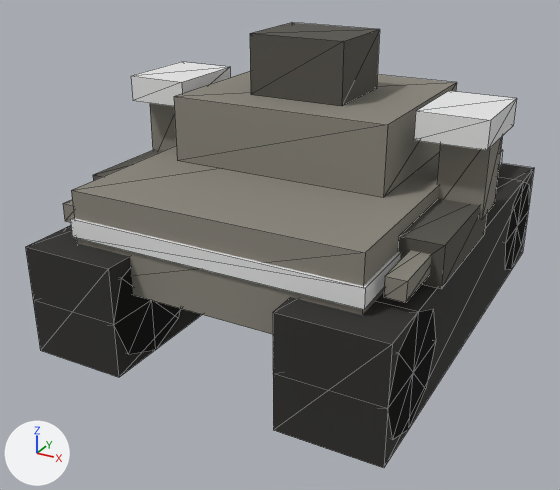
The glTF model assets/dist/dweller_robot_guard/lod2.glb, before and after one commit.
Rendered twice from a 50 mm camera at (2.62, -5.31, 3.06) aimed at (-0.1, -0.37, 0.59). Every picture has the same lights, and +X, +Y and +Z are marked at lower left. The first picture is the older version. Mesh edges are drawn as thin lines. Vertices at exactly the same position are counted once.

The first picture shows 'dweller_robot_guard'.
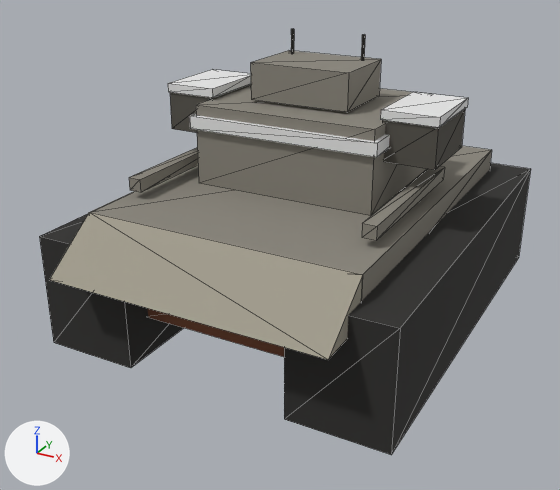
What differs and where, as boxes [x1, y1, x2, y2] in the pictures (560 x 490 px):
'dweller_robot_guard', reshaped: before [25, 23, 534, 468]; after [39, 29, 531, 455]
part 1 of me_dweller_robot_guard, added: after [196, 86, 427, 216]
part 2 of me_dweller_robot_guard, added: after [362, 167, 445, 241]
part 3 of me_dweller_robot_guard, added: after [129, 148, 198, 192]
part 4 of me_dweller_robot_guard, added: after [251, 50, 381, 112]
part 5 of me_dweller_robot_guard, added: after [382, 109, 465, 170]
part 6 of me_dweller_robot_guard, added: after [170, 84, 251, 133]
part 7 of me_dweller_robot_guard, added: after [361, 35, 365, 61]
part 8 of me_dweller_robot_guard, added: after [291, 29, 294, 54]
part 9 of me_dweller_robot_guard, added (black): after [284, 163, 531, 455]
part 10 of me_dweller_robot_guard, added (black): after [39, 214, 183, 368]
part 11 of me_dweller_robot_guard, added: after [190, 114, 390, 158]
part 12 of me_dweller_robot_guard, added: after [380, 92, 468, 128]
part 13 of me_dweller_robot_guard, added: after [168, 69, 251, 98]
part 14 of me_dweller_robot_guard, rebuilt: before [71, 146, 440, 334]; after [49, 146, 492, 360]
part 15 of me_dweller_robot_guard, deleted: before [63, 23, 529, 439]
part 16 of me_dweller_robot_guard, cut back: before [25, 150, 534, 468]; after [148, 308, 284, 357]

The change, as a diff of the scene's bpy script:
```diff
--- a/assets/dist/dweller_robot_guard/lod2.glb.py
+++ b/assets/dist/dweller_robot_guard/lod2.glb.py
@@ mat_rust_metal @@
+mat_rust_metal = principled_material('rust_metal')
+mat_rust_metal.base_color = (0.195, 0.0704, 0.0343)  # brown #7a4b34
+mat_rust_metal.roughness = 1.0
@@ mat_metal_light @@
+mat_metal_light = principled_material('metal_light')
+mat_metal_light.base_color = (0.361, 0.337, 0.27)  # grey #a29d8e
+mat_metal_light.roughness = 1.0
@@ me_dweller_robot_guard @@
 # used by ob_dweller_robot_guard; location = (0.0, 0.0, 0.0)
-me_dweller_robot_guard.from_pydata(...)  # 184 vertices, 296 faces; spans x -1.45..1.45, y -1.77..1.77, z 0.0..2.2
+me_dweller_robot_guard.from_pydata(...)  # 132 vertices, 202 faces; spans x -1.37..1.37, y -1.9..1.64, z 0.0..2.17
+# me_dweller_robot_guard part 1: a new loose piece, a box spanning x -0.73..0.73, y -0.55..0.65, z 1.06..1.68, in mat_metal (grey #8a867c)
+# me_dweller_robot_guard part 2: a new loose piece, a box spanning x 0.88..0.98, y -1.08..0.28, z 1.12..1.22, in mat_metal (grey #8a867c)
+# me_dweller_robot_guard part 3: a new loose piece, a box spanning x -0.98..-0.88, y -1.08..0.28, z 1.12..1.22, in mat_metal (grey #8a867c)
+# me_dweller_robot_guard part 4: a new loose piece, a box spanning x -0.4..0.4, y -0.28..0.32, z 1.7..1.98, in mat_metal (grey #8a867c)
+# me_dweller_robot_guard part 5: a new loose piece, a box spanning x 0.7..1.1, y -0.36..0.26, z 1.4..1.7, in mat_metal_dark (dark grey #56534c)
+# me_dweller_robot_guard part 6: a new loose piece, a box spanning x -1.1..-0.7, y -0.36..0.26, z 1.4..1.7, in mat_metal_dark (dark grey #56534c)
+# me_dweller_robot_guard part 7: a new loose piece, a 5-sided cylinder along z spanning x 0.29..0.312, y 0.189..0.211, z 1.98..2.17, in mat_metal_dark (dark grey #56534c)
+# me_dweller_robot_guard part 8: a new loose piece, a 5-sided cylinder along z spanning x -0.31..-0.288, y 0.189..0.211, z 1.98..2.17, in mat_metal_dark (dark grey #56534c)
+# me_dweller_robot_guard part 9: a new loose piece, a box spanning x 0.63..1.37, y -1.64..1.64, z 0.0..0.88, in mat_rubber (black #2e2d2b)
+# me_dweller_robot_guard part 10: a new loose piece, a box spanning x -1.37..-0.63, y -1.64..1.64, z 0.0..0.88, in mat_rubber (black #2e2d2b)
+# me_dweller_robot_guard part 11: a new loose piece, a box spanning x -0.76..0.76, y -0.58..0.69, z 1.5..1.6, in mat_team_trim (white #e7e7e7)
+# me_dweller_robot_guard part 12: a new loose piece, a box spanning x 0.69..1.11, y -0.37..0.27, z 1.7..1.77, in mat_team_trim (white #e7e7e7)
+# me_dweller_robot_guard part 13: a new loose piece, a box spanning x -1.11..-0.69, y -0.37..0.27, z 1.7..1.77, in mat_team_trim (white #e7e7e7)
+# me_dweller_robot_guard part 14: the loose piece of 8 vertices spanning x -1.1..1.1, y -1.55..1.55, z 0.55..1.25 is rebuilt with 12 vertices and now spans x -1.05..1.05, y -1.9..1.45, z 0.72..1.06
+# me_dweller_robot_guard part 15: 14 loose pieces with 152 vertices, spanning x -1.45..1.45, y -1.77..1.77, z 0.0..2.2, are deleted
+# me_dweller_robot_guard part 16
+# 24 vertices are removed from x -1.38..1.38, y -1.77..1.77, z 0.0..1.04
+# 36 faces are deleted
+# 8 vertices are added at x -0.65..0.65, y -1.4..1.4, z 0.3..0.8
+# 10 new faces join them, mat_rust_metal (brown #7a4b34)
 me_dweller_robot_guard.materials.append(mat_metal)
@@ me_dweller_robot_guard @@
 me_dweller_robot_guard.materials.append(mat_team_trim)
+me_dweller_robot_guard.materials.append(mat_metal_light)  # grey #a29d8e
+me_dweller_robot_guard.materials.append(mat_rust_metal)  # brown #7a4b34
```
